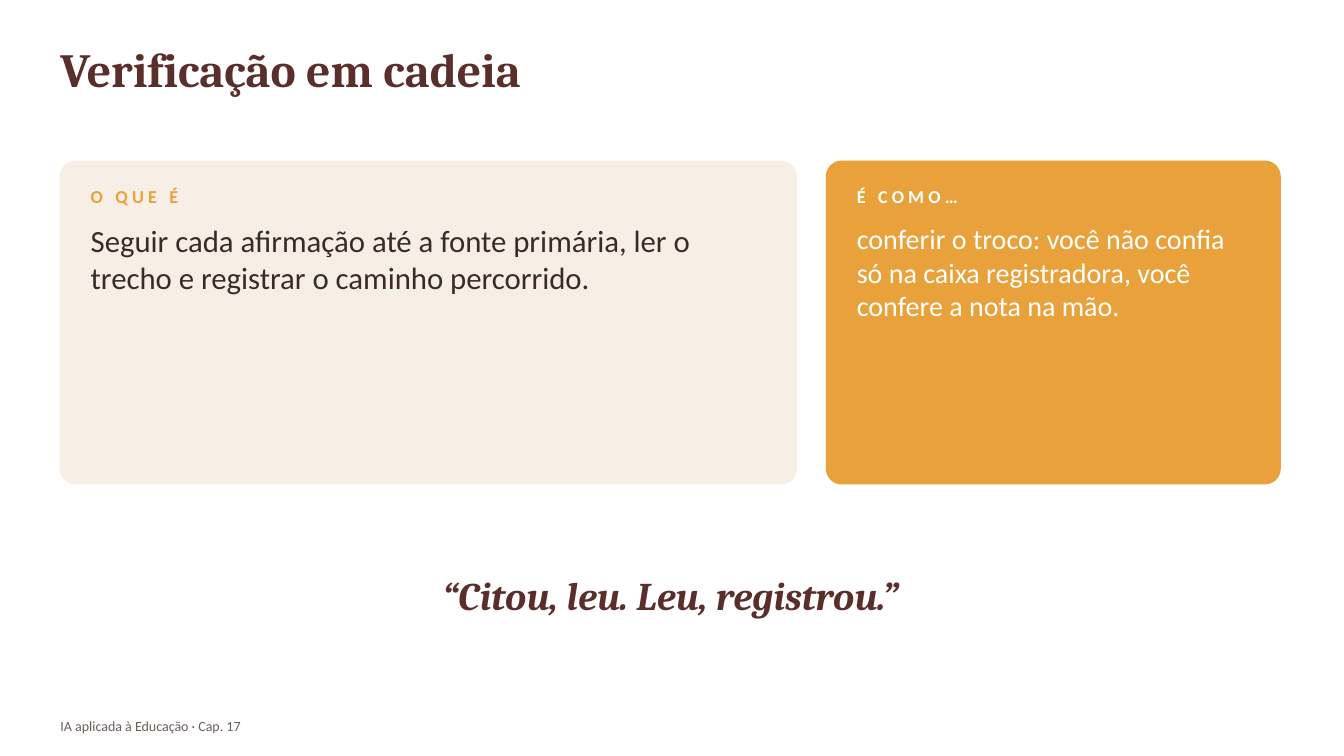
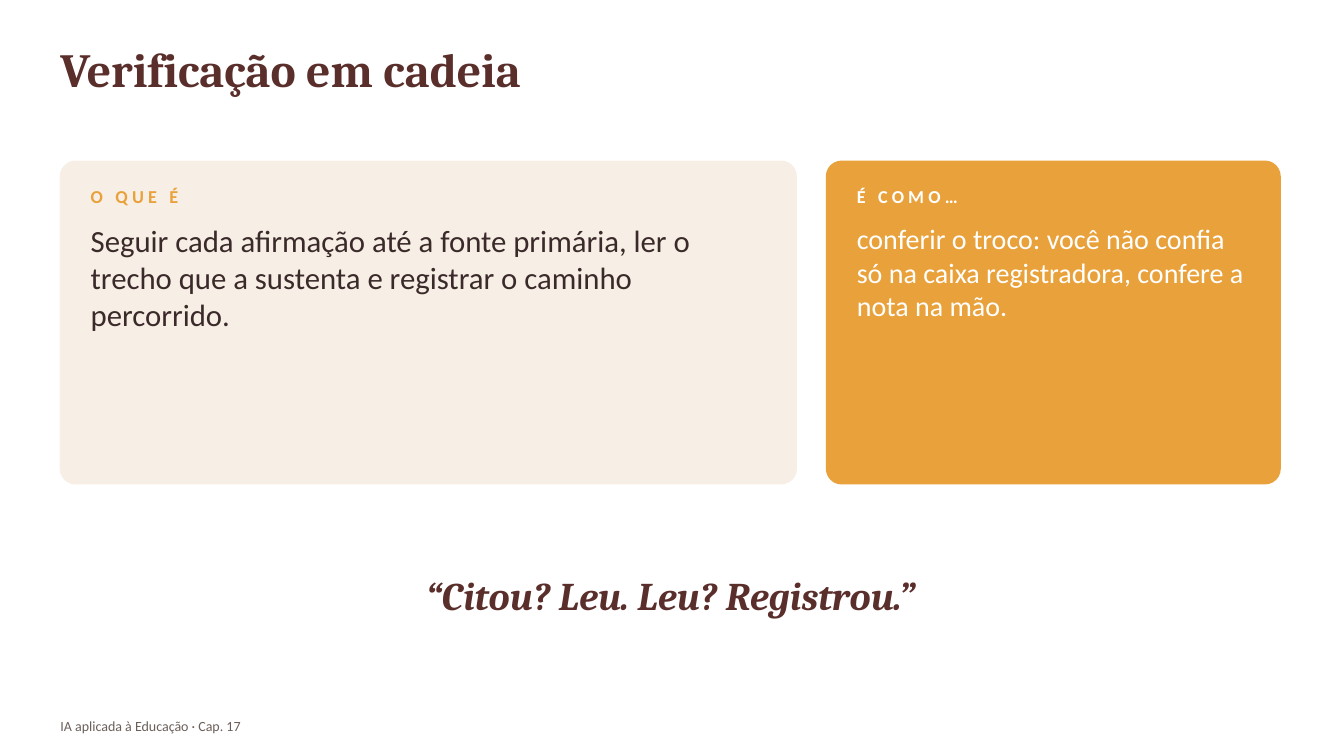
Before and after one commit to arakenmedeiros/claude, a slide deck: slide 9 of livro_ia_educacao/saida/pptx/Cap17_slides.pptx (slide 4 before the commit). Drawn at 1344x756 pixels with LibreOffice and Linux fonts; fonts in the diff are those of the drawing. Boxes give left, top, right and bottom in pixels: in the first picture for what was removed or moved away, otherwise in the second. Text is boxed around its words. In the diff, an @@ line names an element or a change of style, - is before the commit and + after.

```diff
--- a/livro_ia_educacao/saida/pptx/Cap17_slides.pptx
+++ b/livro_ia_educacao/saida/pptx/Cap17_slides.pptx
@@ text at [91, 230, 690, 331]: text changed @@
-Seguir cada afirmação até a fonte primária, ler o trecho e registrar o caminho percorrido.
+Seguir cada afirmação até a fonte primária, ler o trecho que a sustenta e registrar o caminho percorrido.
@@ text at [857, 229, 1243, 316]: text changed @@
-conferir o troco: você não confia só na caixa registradora, você confere a nota na mão.
+conferir o troco: você não confia só na caixa registradora, confere a nota na mão.
@@ text at [426, 582, 915, 619]: text changed @@
-“Citou, leu. Leu, registrou.”
+“Citou? Leu. Leu? Registrou.”
```
Also in this commit, not shown: 8 other slides changed, 13 slides added, 3 slides removed, 42 other files.
